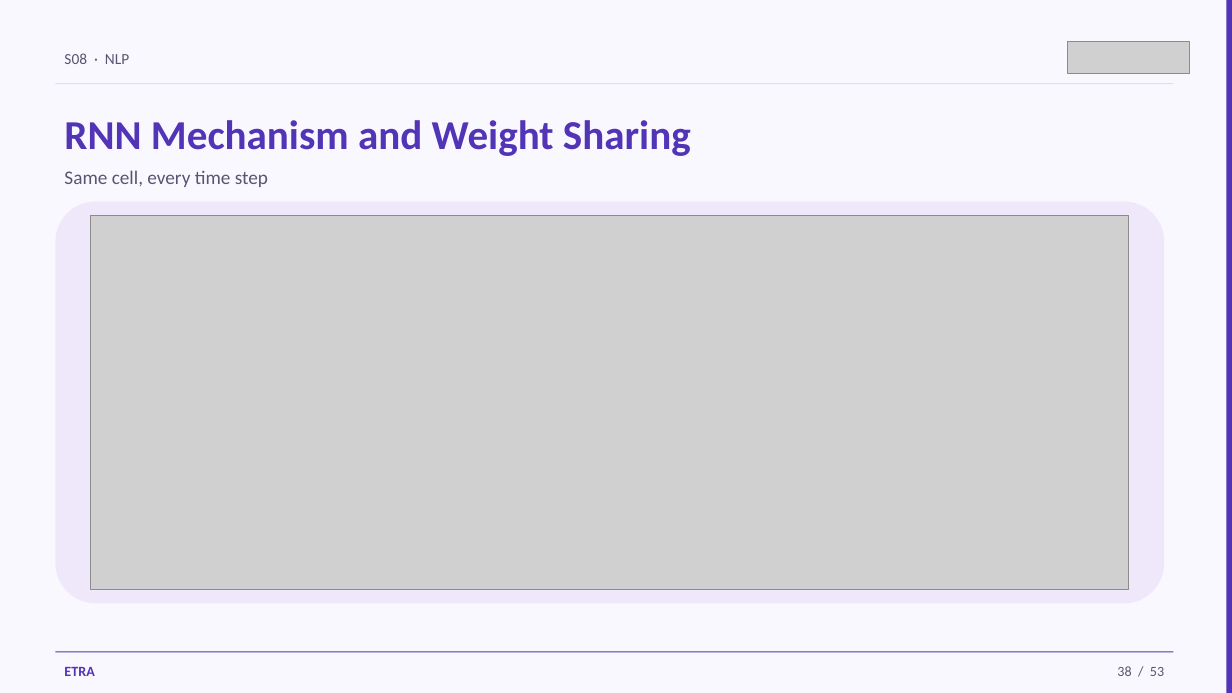
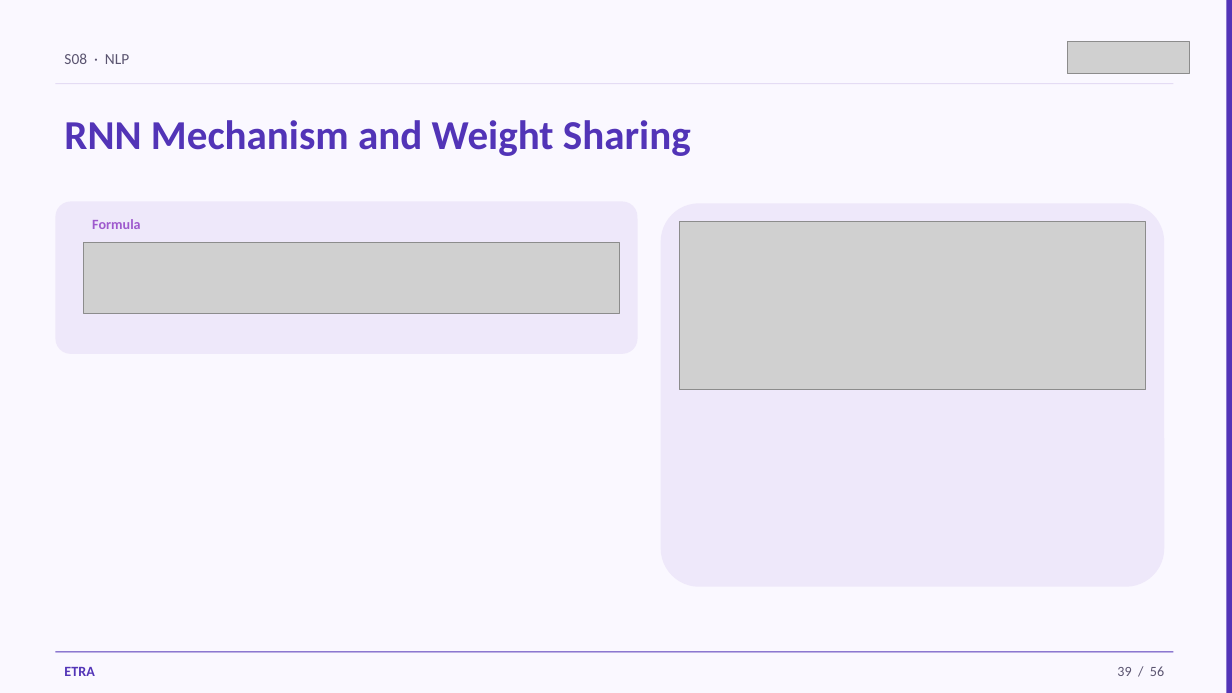
Before and after one commit to iksasa15/AI-ML, a slide deck: slide 39 of web-presentation/pdf-exports/Week3-Session1-NLP.pptx (slide 38 before the commit). Drawn at 1232x693 pixels with LibreOffice and Linux fonts; fonts in the diff are those of the drawing; grey boxes stand for pictures. Boxes give left, top, right and bottom in pixels: in the first picture for what was removed or moved away, otherwise in the second. Text is boxed around its words. In the diff, an @@ line names an element or a change of style, - is before the commit and + after.

```diff
--- a/web-presentation/pdf-exports/Week3-Session1-NLP.pptx
+++ b/web-presentation/pdf-exports/Week3-Session1-NLP.pptx
@@ text removed at box(64, 170, 268, 187) @@
-Same cell, every time step
@@ rounded rectangle added at box(55, 201, 638, 354), fill #EEE8FA @@
@@ rounded rectangle: place and size @@
-rounded rectangle at box(55, 201, 1165, 604)
+rounded rectangle at box(661, 203, 1165, 587)
@@ text added at box(92, 219, 140, 229), 11 pt, text #9E59CD, bold @@
+Formula
@@ picture: place and size @@
-picture at box(91, 215, 1128, 590)
+picture at box(679, 222, 1146, 390)
@@ picture added at box(83, 242, 619, 313) @@
@@ text at box(1117, 666, 1164, 676): text changed @@
-38 / 53
+39 / 56
```
Also in this commit, not shown: 49 other slides changed, 5 slides added, 2 slides removed, 6 other files.
